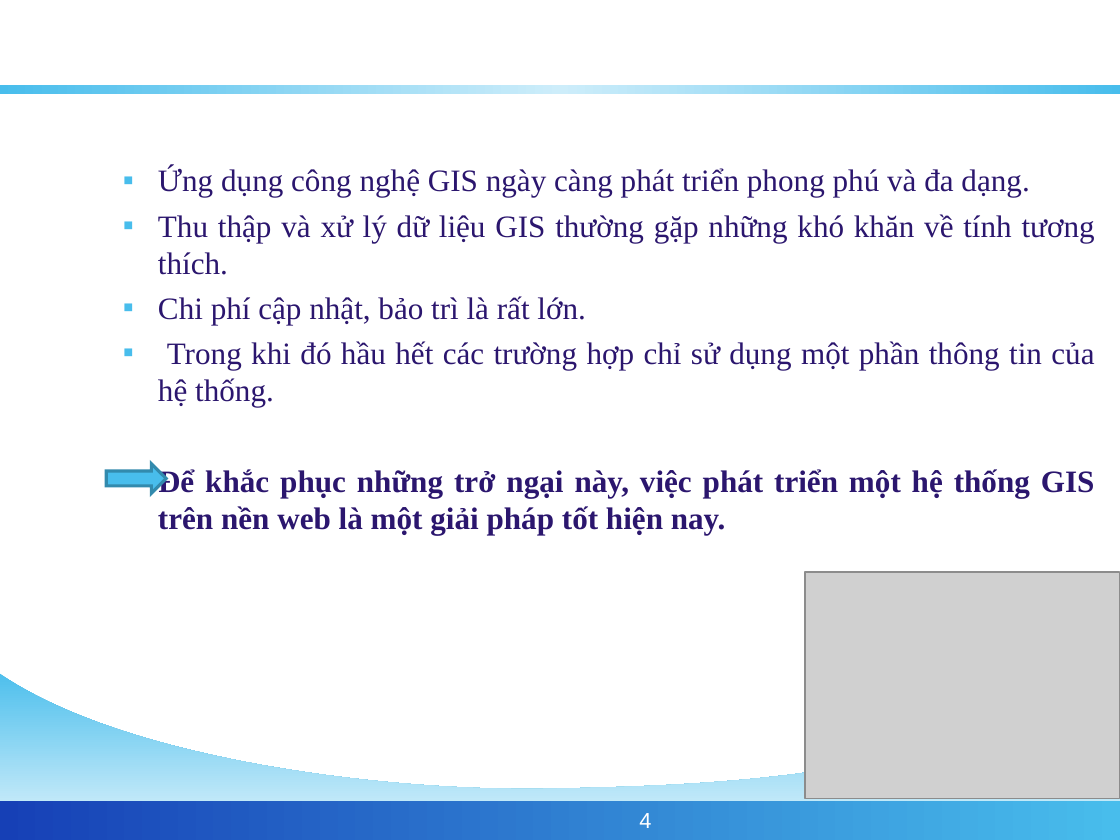
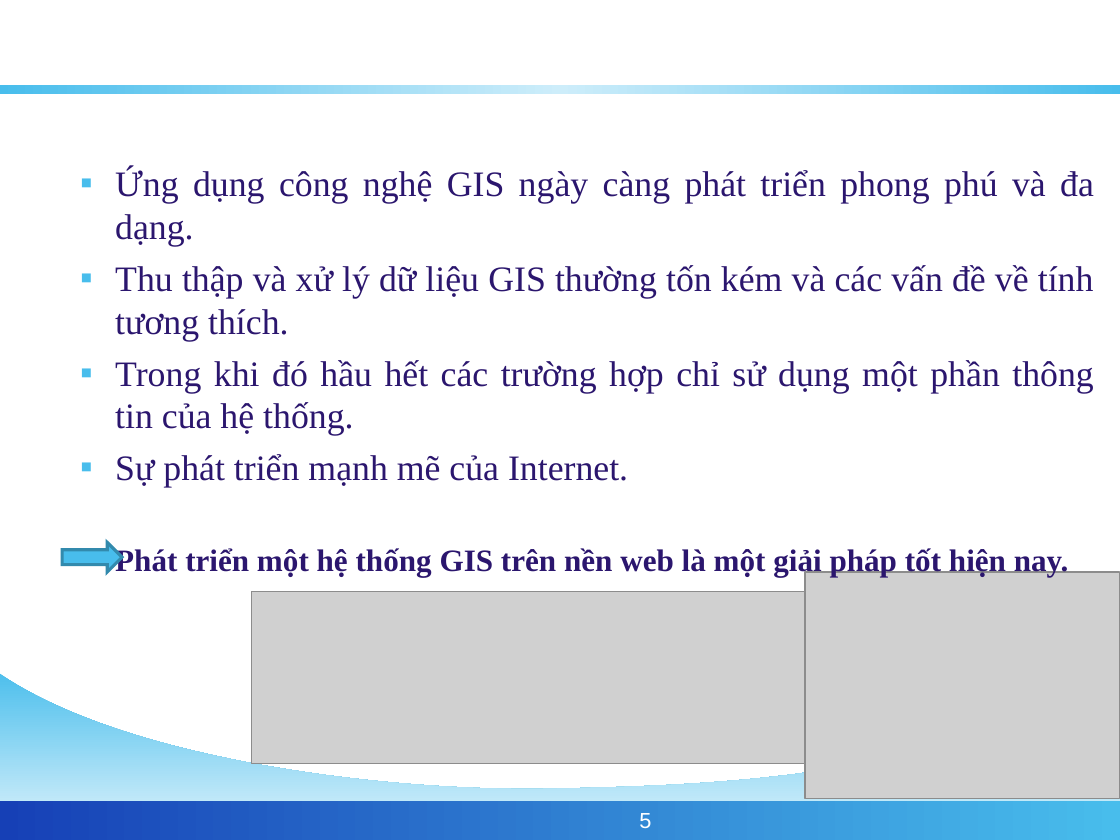
Before and after one commit to phamngsinh/cantho-webgis, a slide deck: slide 5 of Document/Bao Cao/BaoCaoLuanVan.ppt (slide 4 before the commit). Drawn at 1120x840 pixels with LibreOffice and Linux fonts; fonts in the diff are those of the drawing; grey boxes stand for pictures; background and template pictures are left out. Boxes give left, top, right and bottom in pixels: in the first picture for what was removed or moved away, otherwise in the second. Text is boxed around its words. In the diff, an @@ line names an element or a change of style, - is before the commit and + after.

```diff
--- a/Document/Bao Cao/BaoCaoLuanVan.ppt
+++ b/Document/Bao Cao/BaoCaoLuanVan.ppt
@@ text "Ứng dụng công nghệ GIS ...": place and size @@
-text "Ứng dụng công nghệ GIS ..." at [158,167,1095,535]
+text "Ứng dụng công nghệ GIS ..." at [115,169,1094,577]
@@ text at [115,169,1094,436]: size 20 to 23 pt in "Ứng dụng công nghệ GIS ngày càng ...", "Trong khi đó hầu hết các trường ..." @@
@@ text at [115,265,1094,341]: text changed; size 20 to 23 pt @@
-  ▪ Thu thập và xử lý dữ liệu GIS thường gặp những khó khăn về tính tương thích.
-  ▪ Chi phí cập nhật, bảo trì là rất lớn.
+  ▪ Thu thập và xử lý dữ liệu GIS thường tốn kém và các vấn đề về tính tương thích.
@@ text at [115,454,1069,577]: text changed @@
-  Để khắc phục những trở ngại này, việc phát triển một hệ thống GIS trên nền web là một giải pháp tốt hiện nay.
+  ▪ Sự phát triển mạnh mẽ của Internet.
+  Phát triển một hệ thống GIS trên nền web là một giải pháp tốt hiện nay.
@@ right arrow: place and size @@
-right arrow at [106,464,166,493]
+right arrow at [63,542,122,571]
@@ picture added at [251,591,804,764] @@
@@ page number at [639,813,651,828]: text changed @@
-4
+5
```
Also in this commit, not shown: 12 other slides changed, 1 slide added, 1 slide removed.
